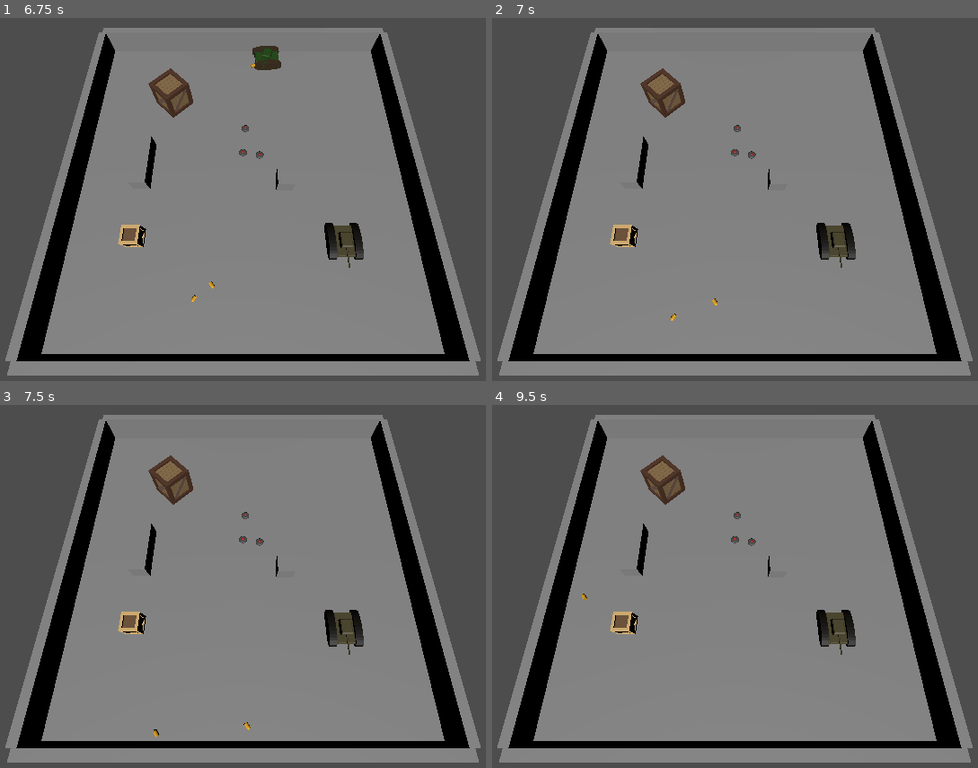
Above: before the commit, frames 1-4 (two rows, left to right).
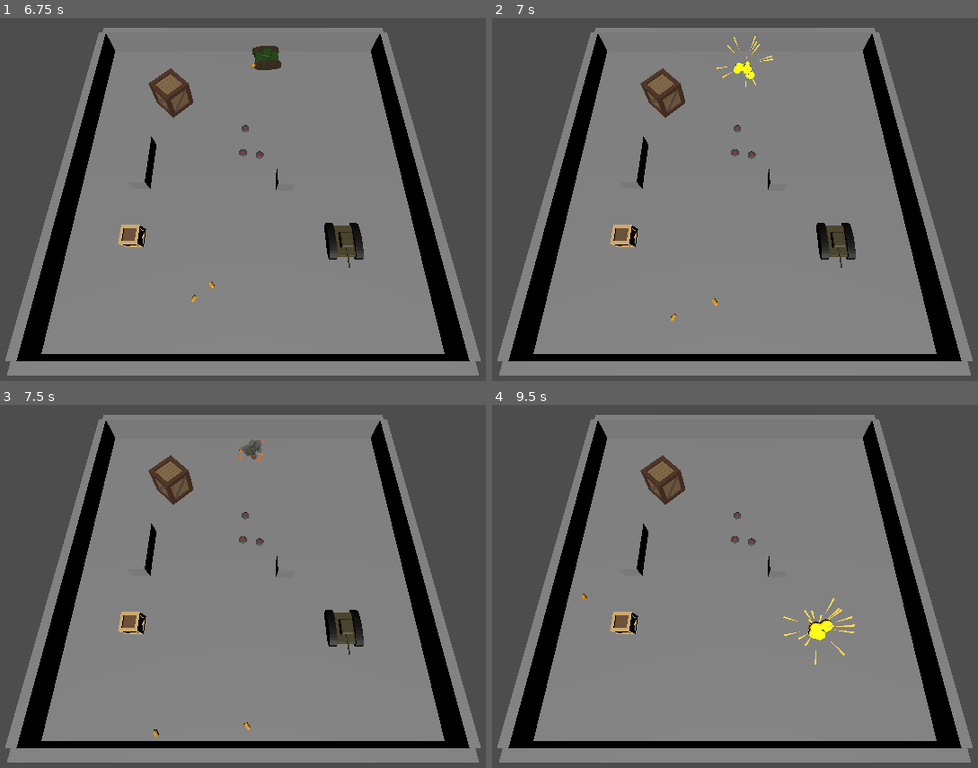
Above: after the commit, the same moments.

Repository: cfrance3/tank-game
Game: Godot game, scene res://Scenes/main.tscn
Two runs of this game, one before a commit and one after it. Both use one fixed random seed, a clock stepped at 60 frames per second and the inputs below.
Inputs (mouse positions are in pixels of both pictures, inside the frame that each line leads up to):
- Up to frame 1 (6.75 s): tap Enter (ui_accept) at 0.5, 0.77, 1.52, 3.02, 3.77, 4.52, 6.02 s; move the mouse to (208, 268) at 0.52 s; hold Up (ui_up) 0.53-2.03 s; click (208, 268) at 0.67 s; move the mouse to (456, 250) at 1.27 s; move the mouse to (29, 126) at 2.02 s; hold Left (ui_left) 2.03-3.53 s; move the mouse to (277, 188) at 2.77 s; click (277, 188) at 2.92 s; move the mouse to (136, 86) at 3.52 s; hold Down (ui_down) 3.53-4.28 s; move the mouse to (398, 170) at 4.27 s; hold Right (ui_right) 4.28-5.03 s; move the mouse to (97, 210) at 5.02 s; hold Up (ui_up) 5.03-5.78 s; click (97, 210) at 5.17 s; move the mouse to (315, 101) at 5.77 s; hold Right (ui_right) from 5.78 s (still down); move the mouse to (208, 268) at 6.52 s
- Up to frame 2 (7 s): keep holding Right (ui_right); tap Enter (ui_accept) at 6.77 s
- Up to frame 3 (7.5 s): keep holding Right (ui_right); move the mouse to (456, 637) at 7.27 s; click (456, 637) at 7.42 s
- Up to frame 4 (9.5 s): tap Enter (ui_accept) at 7.52, 8.75, 9.02 s; move the mouse to (521, 513) at 8.02 s; release Right (ui_right) at 8.03 s; hold Down (ui_down) 8.03-8.78 s; move the mouse to (769, 575) at 8.77 s; hold Left (ui_left) from 8.78 s (still down)

Frame 1 is identical in both runs. In frame 2, 0.2% of the frame differs, in the area x 46-58%, y 4-20%; in frame 3, 0.2%; in frame 4, 0.9%, in the area x 59-75%, y 53-72%.

Commit message:
Implemented explosion effect with sound. TODO: tank death effects

Diff:
--- a/Scenes/Tank/tank.gd
+++ b/Scenes/Tank/tank.gd
@@ -115,10 +115,11 @@
 
 	var mine = mine_scene.instantiate()
 
+	get_tree().current_scene.add_child(mine)
+
 	mine.global_position = mine_layer.global_position
+	mines_left -= 1
 
-	get_tree().current_scene.add_child(mine)
-	mines_left -= 1
 	return true
 
 
--- /dev/null
+++ b/Scenes/explosion.gd
@@ -0,0 +1,23 @@
+extends Node3D
+
+@onready var debris = $Debris
+@onready var smoke = $Smoke
+@onready var fire = $Fire
+@onready var explosion_sound = $ExplosionSound
+
+func _ready() -> void:
+	_explode()
+
+
+func _explode() -> void:
+	debris.restart()
+	fire.restart()
+	smoke.restart()
+
+	debris.emitting = true
+	fire.emitting = true
+	smoke.emitting = true
+	explosion_sound.play()
+
+	await get_tree().create_timer(2.0).timeout
+	queue_free()
--- /dev/null
+++ b/Scenes/explosion.tscn
@@ -0,0 +1,136 @@
+[gd_scene format=3 uid="uid://devkjo71jb1a2"]
+
+[ext_resource type="Script" uid="uid://ydgmfmnc56o1" path="res://Scenes/explosion.gd" id="1_aayv4"]
+[ext_resource type="AudioStream" uid="uid://co2in8tg3rtav" path="res://explosion.mp3" id="2_a801j"]
+
+[sub_resource type="Curve" id="Curve_aayv4"]
+_data = [Vector2(0, 1), 0.0, 0.0, 0, 0, Vector2(0.7116452, 1), 0.0, 0.0, 0, 0, Vector2(1, 0), 0.0, 0.0, 0, 0]
+point_count = 3
+
+[sub_resource type="CurveTexture" id="CurveTexture_a801j"]
+curve = SubResource("Curve_aayv4")
+
+[sub_resource type="ParticleProcessMaterial" id="ParticleProcessMaterial_4okmj"]
+particle_flag_align_y = true
+spread = 180.0
+initial_velocity_min = 12.0
+initial_velocity_max = 14.0
+scale_curve = SubResource("CurveTexture_a801j")
+
+[sub_resource type="StandardMaterial3D" id="StandardMaterial3D_k2xjm"]
+albedo_color = Color(0.9808503, 0.40000984, 0.100081734, 1)
+emission_enabled = true
+emission = Color(0.9180335, 0.3996576, 0.14343694, 1)
+emission_energy_multiplier = 2.0
+
+[sub_resource type="CylinderMesh" id="CylinderMesh_bvnfy"]
+material = SubResource("StandardMaterial3D_k2xjm")
+top_radius = 0.1
+bottom_radius = 0.0
+
+[sub_resource type="Curve" id="Curve_88btf"]
+_data = [Vector2(0.016853929, 0), 0.0, 0.0, 0, 0, Vector2(0.6123596, 0.79444444), 0.0, 0.0, 0, 0, Vector2(0.97752815, 0), 0.0, 0.0, 0, 0]
+point_count = 3
+
+[sub_resource type="CurveTexture" id="CurveTexture_ev8n3"]
+curve = SubResource("Curve_88btf")
+
+[sub_resource type="Curve" id="Curve_2tsga"]
+_data = [Vector2(0, 0.009059668), 0.0, 0.0, 0, 0, Vector2(0.2550832, 0.99187756), 0.0, 0.0, 0, 0, Vector2(1, 0), 0.0, 0.0, 0, 0]
+point_count = 3
+
+[sub_resource type="CurveTexture" id="CurveTexture_1v2kj"]
+curve = SubResource("Curve_2tsga")
+
+[sub_resource type="ParticleProcessMaterial" id="ParticleProcessMaterial_5jacx"]
+emission_shape = 1
+emission_sphere_radius = 1.0
+direction = Vector3(0, -1, 0)
+initial_velocity_min = 1.0
+initial_velocity_max = 2.0
+gravity = Vector3(0, 5, 0)
+scale_min = 0.5
+scale_max = 1.5
+scale_curve = SubResource("CurveTexture_1v2kj")
+color = Color(0.2773317, 0.27559152, 0.22858778, 1)
+alpha_curve = SubResource("CurveTexture_ev8n3")
+
+[sub_resource type="StandardMaterial3D" id="StandardMaterial3D_kqepn"]
+transparency = 1
+vertex_color_use_as_albedo = true
+
+[sub_resource type="SphereMesh" id="SphereMesh_drq55"]
+material = SubResource("StandardMaterial3D_kqepn")
+radial_segments = 8
+rings = 4
+
+[sub_resource type="Gradient" id="Gradient_61lnk"]
+colors = PackedColorArray(0.91929626, 0.7527911, 0.16335559, 1, 0.83862877, 0.11182954, 0, 1)
+
+[sub_resource type="GradientTexture1D" id="GradientTexture1D_14ogo"]
+gradient = SubResource("Gradient_61lnk")
+
+[sub_resource type="Curve" id="Curve_48id1"]
+_limits = [0.0, 2.0, 0.0, 1.0]
+_data = [Vector2(0, 2), 0.0, 0.0, 0, 0, Vector2(1, 1.0777777), -0.076068416, 0.0, 0, 0]
+point_count = 2
+
+[sub_resource type="CurveTexture" id="CurveTexture_h4yxj"]
+curve = SubResource("Curve_48id1")
+
+[sub_resource type="Curve" id="Curve_021c3"]
+_data = [Vector2(0, 0.009059668), 0.0, 0.0, 0, 0, Vector2(0.2550832, 0.99187756), 0.0, 0.0, 0, 0, Vector2(1, 0), 0.0, 0.0, 0, 0]
+point_count = 3
+
+[sub_resource type="CurveTexture" id="CurveTexture_fjw3j"]
+curve = SubResource("Curve_021c3")
+
+[sub_resource type="ParticleProcessMaterial" id="ParticleProcessMaterial_pyedb"]
+emission_shape = 1
+emission_sphere_radius = 1.0
+direction = Vector3(0, -1, 0)
+spread = 90.0
+initial_velocity_min = 2.0
+initial_velocity_max = 4.0
+gravity = Vector3(0, 5, 0)
+scale_min = 0.5
+scale_max = 1.5
+scale_curve = SubResource("CurveTexture_fjw3j")
+color = Color(0.90732306, 0.75416267, 0, 1)
+color_ramp = SubResource("GradientTexture1D_14ogo")
+emission_curve = SubResource("CurveTexture_h4yxj")
+
+[node name="Explosion" type="Node3D" unique_id=1132769618]
+script = ExtResource("1_aayv4")
+
+[node name="Debris" type="GPUParticles3D" parent="." unique_id=1433710180]
+emitting = false
+amount = 24
+lifetime = 0.5
+one_shot = true
+explosiveness = 1.0
+fixed_fps = 60
+process_material = SubResource("ParticleProcessMaterial_4okmj")
+draw_pass_1 = SubResource("CylinderMesh_bvnfy")
+
+[node name="Smoke" type="GPUParticles3D" parent="." unique_id=689367218]
+emitting = false
+amount = 12
+lifetime = 2.0
+one_shot = true
+explosiveness = 1.0
+fixed_fps = 60
+process_material = SubResource("ParticleProcessMaterial_5jacx")
+draw_pass_1 = SubResource("SphereMesh_drq55")
+
+[node name="Fire" type="GPUParticles3D" parent="." unique_id=1139201222]
+emitting = false
+amount = 12
+one_shot = true
+explosiveness = 1.0
+fixed_fps = 60
+process_material = SubResource("ParticleProcessMaterial_pyedb")
+draw_pass_1 = SubResource("SphereMesh_drq55")
+
+[node name="ExplosionSound" type="AudioStreamPlayer3D" parent="." unique_id=552445320]
+stream = ExtResource("2_a801j")
--- a/Scenes/mine.gd
+++ b/Scenes/mine.gd
@@ -3,6 +3,8 @@
 const TIME_TO_ARM = 1.0 # seconds
 
 var armed := false
+
+@export var explosion_effect : PackedScene
 
 # Called when the node enters the scene tree for the first time.
 func _ready() -> void:
@@ -16,10 +18,6 @@
 	add_to_group("mines")
 	body_entered.connect(_on_body_entered)
 
-# Called every frame. 'delta' is the elapsed time since the previous frame.
-func _process(delta: float) -> void:
-	pass
-
 func _on_body_entered(body) -> void:
 	if body.is_in_group("friendly") or body.is_in_group("enemy"):
 		if armed:
@@ -27,8 +25,8 @@
 			_explode()
 
 func _explode() -> void:
+	_play_explosion_effect()
 	queue_free()
-	#TODO: implement explosion
 
 func _arm_mine() -> void:
 	armed = true
@@ -39,3 +37,10 @@
 		if body.is_in_group("friendly") or body.is_in_group("enemy"):
 			body.got_hit.emit()
 			_explode()
+
+func _play_explosion_effect() -> void:
+	var explosion = explosion_effect.instantiate()
+
+	get_tree().current_scene.add_child(explosion)
+	explosion.global_position = self.global_position
+	explosion._explode()
--- a/Scenes/mine.tscn
+++ b/Scenes/mine.tscn
@@ -2,6 +2,7 @@
 
 [ext_resource type="Script" uid="uid://ctt8idcn48e1f" path="res://Scenes/mine.gd" id="1_mygvu"]
 [ext_resource type="PackedScene" uid="uid://hdbhjfpaqmrv" path="res://Assets/test-mine.glb" id="1_qoe3o"]
+[ext_resource type="PackedScene" uid="uid://devkjo71jb1a2" path="res://Scenes/explosion.tscn" id="2_o84ae"]
 
 [sub_resource type="CylinderShape3D" id="CylinderShape3D_mygvu"]
 height = 1.2
@@ -11,6 +12,7 @@
 collision_layer = 7
 collision_mask = 3
 script = ExtResource("1_mygvu")
+explosion_effect = ExtResource("2_o84ae")
 
 [node name="test-mine" parent="." unique_id=1990680952 instance=ExtResource("1_qoe3o")]
 transform = Transform3D(0.3, 0, 0, 0, 0.3, 0, 0, 0, 0.3, 0, 0, 0)
--- a/Scenes/tank_projectile.gd
+++ b/Scenes/tank_projectile.gd
@@ -3,6 +3,7 @@
 
 @export var speed := 40.0
 @export var max_bounces := 3
+@export var explosion_effect : PackedScene
 
 var direction: Vector3
 var bounces := 0
@@ -35,25 +36,28 @@
 		handle_collision(collision)
 
 func handle_collision(collision: KinematicCollision3D) -> void:
-	bounces += 1
-	if bounces > max_bounces:
-		queue_free()
-		return
 
 	var collider = collision.get_collider()
 
-	if armed:
-		# Projectile hit friendly tank
-		if collider.is_in_group("friendly"):
+	if collider.is_in_group("friendly"):
+		if armed:
 			_on_hit_target()
 			collider.got_hit.emit()
 			return
+		else:
+			_on_hit_target()
 
-		# Projectile hit enemy tank
-		if collider.is_in_group("enemy"):
-			_on_hit_target()
-			collider.got_hit.emit()
-			return
+	# Projectile hit enemy tank
+	if collider.is_in_group("enemy"):
+		_on_hit_target()
+		collider.got_hit.emit()
+		return
+
+	bounces += 1
+	if bounces > max_bounces:
+		_on_hit_target()
+		return
+
 
 	bounce(collision)
 
@@ -66,7 +70,15 @@
 	look_at(global_position + direction, Vector3.UP)
 
 func _on_hit_target():
+	_play_explosion_effect()
 	queue_free()
 
 func _arm_mine():
 	armed = true
+
+func _play_explosion_effect() -> void:
+	var explosion = explosion_effect.instantiate()
+
+	get_tree().current_scene.add_child(explosion)
+	explosion.global_position = self.global_position
+	explosion._explode()
--- a/Scenes/tank_projectile.tscn
+++ b/Scenes/tank_projectile.tscn
@@ -2,6 +2,7 @@
 
 [ext_resource type="PackedScene" uid="uid://dk7clfsf6lkui" path="res://Assets/tank_shell.glb" id="1_brs3n"]
 [ext_resource type="Script" uid="uid://c143471ioe6bq" path="res://Scenes/tank_projectile.gd" id="1_m32xg"]
+[ext_resource type="PackedScene" uid="uid://devkjo71jb1a2" path="res://Scenes/explosion.tscn" id="2_kgs31"]
 
 [sub_resource type="CapsuleShape3D" id="CapsuleShape3D_quh60"]
 height = 1.7
@@ -10,6 +11,7 @@
 collision_layer = 4
 collision_mask = 3
 script = ExtResource("1_m32xg")
+explosion_effect = ExtResource("2_kgs31")
 
 [node name="tank_shell" parent="." unique_id=537275216 instance=ExtResource("1_brs3n")]
 transform = Transform3D(-8.742278e-08, 0, -2, 0, 2, 0, 2, 0, -8.742278e-08, 0, 0, 0)
Not shown, added: Scenes/explosion.gd.uid
Not shown, added: explosion.mp3.import
Not shown, added: explosion.mp3
